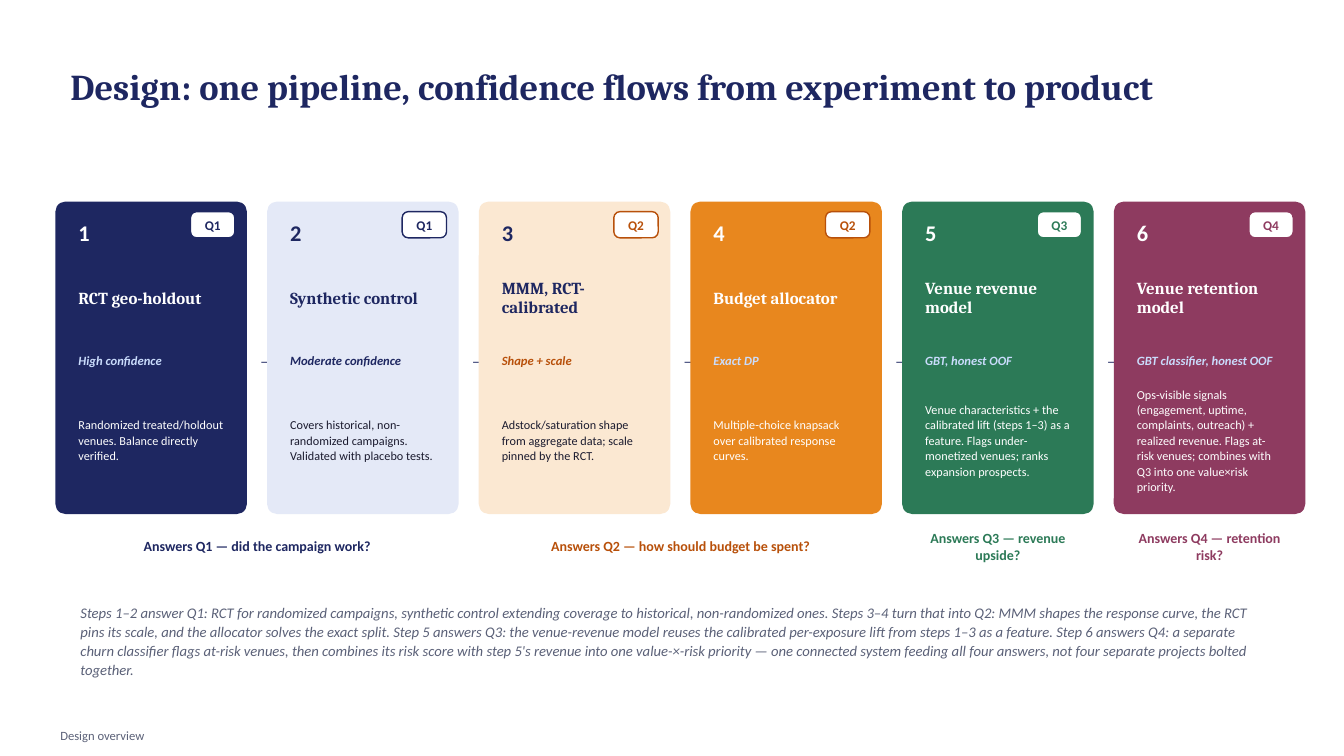
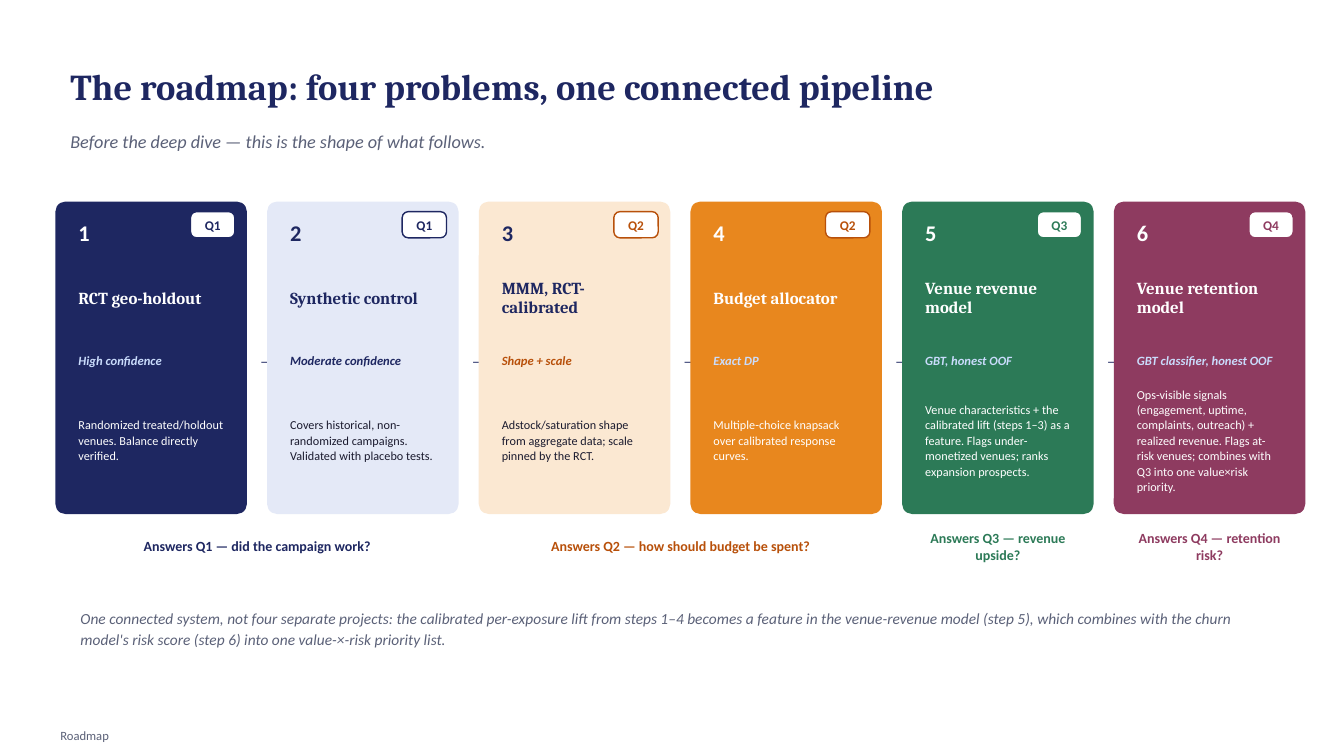
Before and after one commit to crystal1361/atmosphere-dooh-measurement, a slide deck: slide 5 of deck/AtmosphereTV_DOOH_Measurement.pptx. Drawn at 1344x756 pixels with LibreOffice and Linux fonts; fonts in the diff are those of the drawing. Boxes give left, top, right and bottom in pixels: in the first picture for what was removed or moved away, otherwise in the second. Text is boxed around its words. In the diff, an @@ line names an element or a change of style, - is before the commit and + after.

```diff
--- a/deck/AtmosphereTV_DOOH_Measurement.pptx
+++ b/deck/AtmosphereTV_DOOH_Measurement.pptx
@@ text at (70, 74, 934, 108): text changed @@
-Design: one pipeline, confidence flows from experiment to product
+The roadmap: four problems, one connected pipeline
@@ text added at (70, 135, 486, 151), 13 pt, text #5B6178, italic @@
+Before the deep dive — this is the shape of what follows.
@@ text at (80, 613, 1230, 648): text changed; size 10.5 to 11 pt @@
-Steps 1–2 answer Q1: RCT for randomized campaigns, synthetic control extending coverage to historical, non-randomized ones. Steps 3–4 turn that into Q2: MMM shapes the response curve, the RCT pins its scale, and the allocator solves the exact split. Step 5 answers Q3: the venue-revenue model reuses the calibrated per-exposure lift from steps 1–3 as a feature. Step 6 answers Q4: a separate churn classifier flags at-risk venues, then combines its risk score with step 5's revenue into one value-×-risk priority — one connected system feeding all four answers, not four separate projects bolted together.
+One connected system, not four separate projects: the calibrated per-exposure lift from steps 1–4 becomes a feature in the venue-revenue model (step 5), which combines with the churn model's risk score (step 6) into one value-×-risk priority list.
@@ text at (60, 731, 109, 742): text changed @@
-Design overview
+Roadmap
```
Also in this commit, not shown: 7 other slides changed, 1 slide removed, 2 other files.
